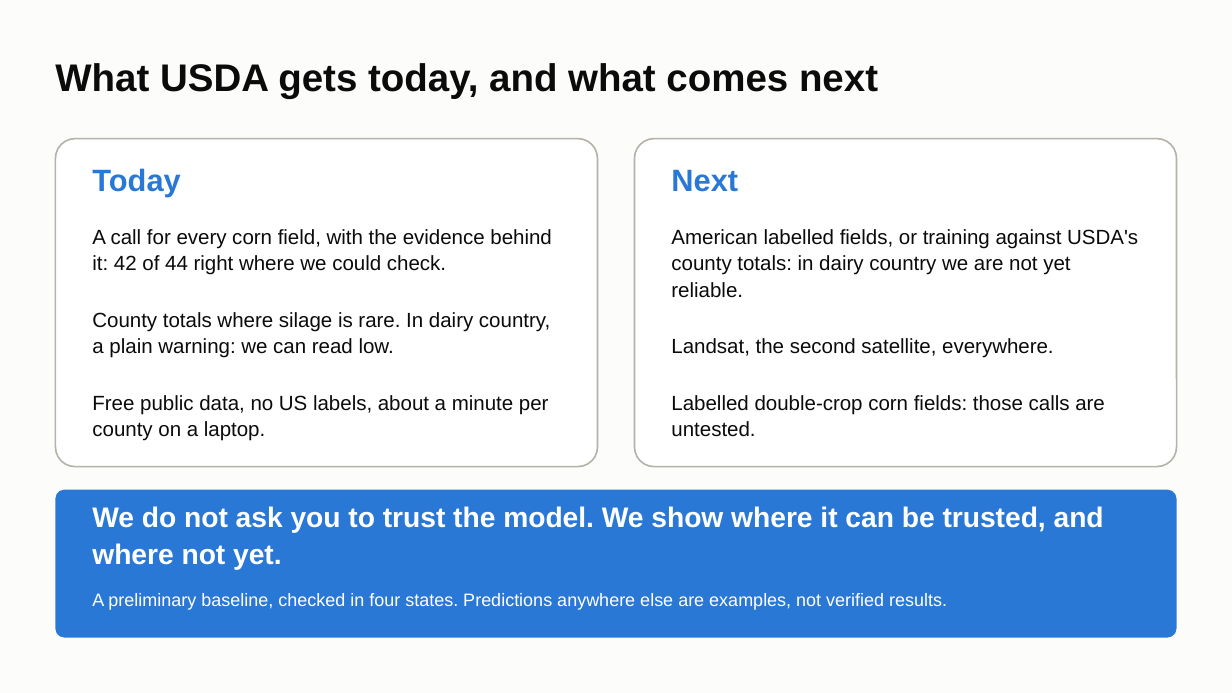
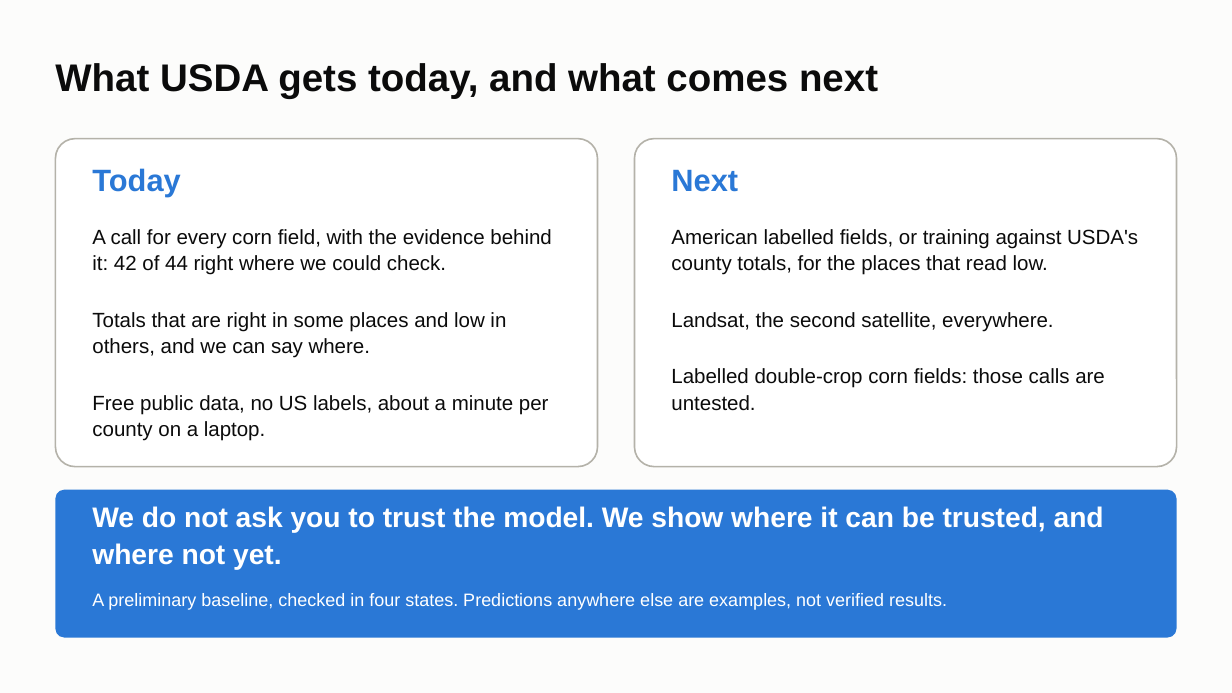
Before and after one commit to ChenSiyun1234/FieldVision, a slide deck: slide 10 of handoff/presentation/FieldVision_model_story.pptx. Drawn at 1232x693 pixels with LibreOffice and Linux fonts; fonts in the diff are those of the drawing. Boxes give left, top, right and bottom in pixels: in the first picture for what was removed or moved away, otherwise in the second. Text is boxed around its words. In the diff, an @@ line names an element or a change of style, - is before the commit and + after.

```diff
--- a/handoff/presentation/FieldVision_model_story.pptx
+++ b/handoff/presentation/FieldVision_model_story.pptx
@@ text at <box>671,229,1138,275</box>: text changed @@
-American labelled fields, or training against USDA's county totals: in dairy country we are not yet reliable.
+American labelled fields, or training against USDA's county totals, for the places that read low.
@@ text at <box>92,312,506,358</box>: text changed @@
-County totals where silage is rare. In dairy country, a plain warning: we can read low.
+Totals that are right in some places and low in others, and we can say where.
```
Also in this commit, not shown: 5 other slides changed, 2 other files.
